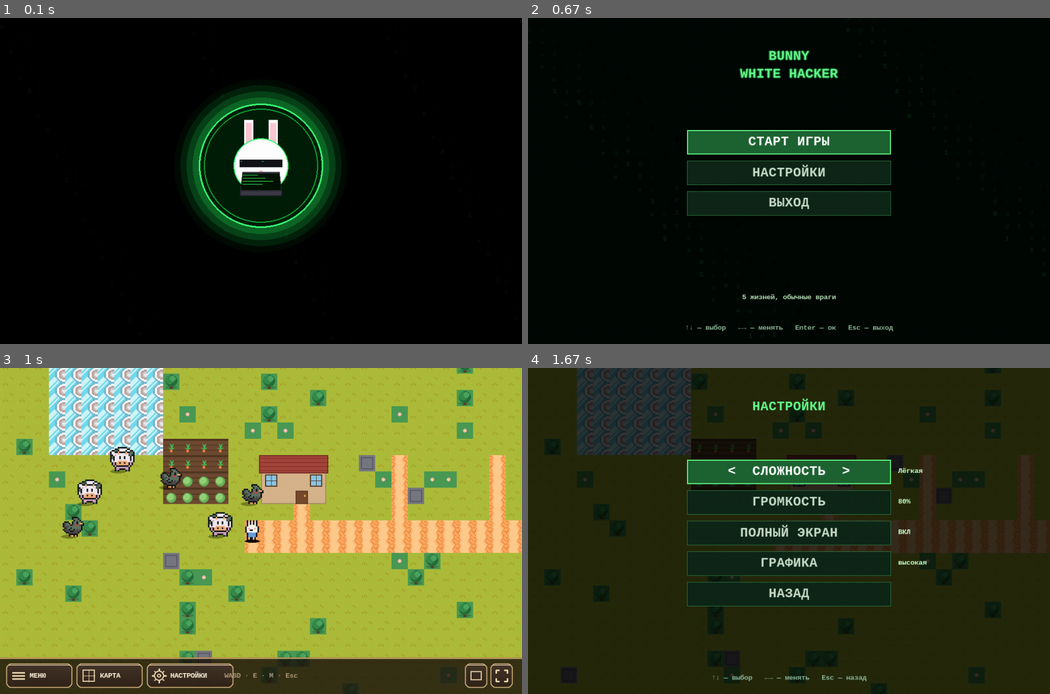
Above: before the commit, frames 1-4 (two rows, left to right).
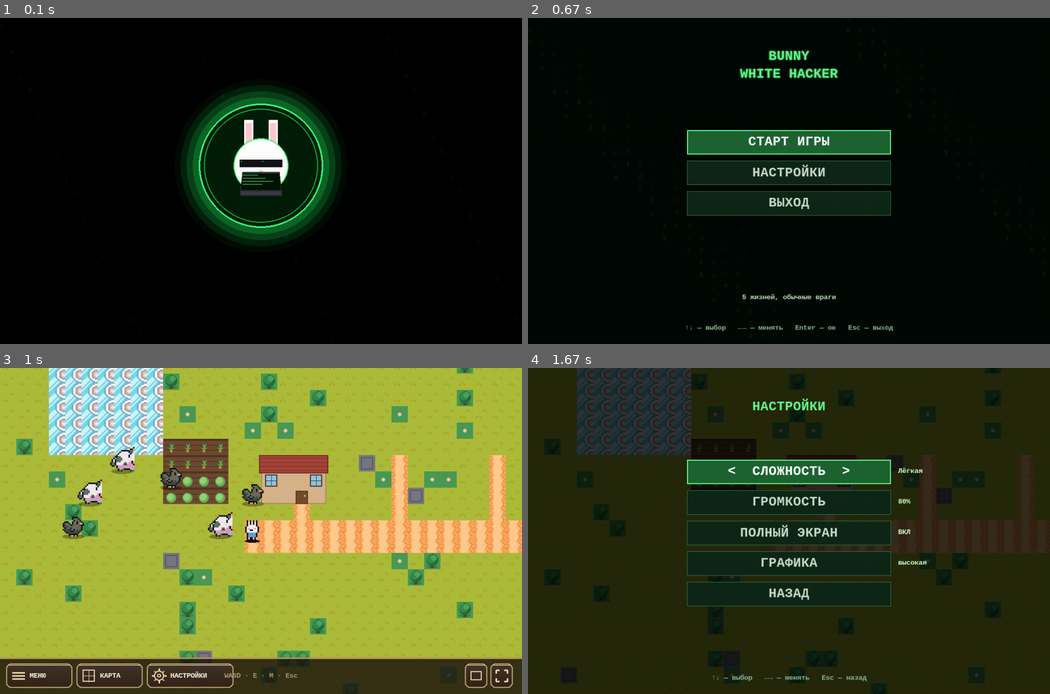
Above: after the commit, the same moments.

Repository: Folombas/PyGame2026
Game: pygame game, started from PyPixelTD/main.py
Two runs of this game, one before a commit and one after it. Both use one fixed random seed, a clock stepped at 60 frames per second and the inputs below.
Inputs:
- Up to frame 1 (0.1 s): no input
- Up to frame 2 (0.67 s): tap Enter at 0.33 s
- Up to frame 3 (1 s): tap Space at 0.67 s
- Up to frame 4 (1.67 s): click "НАСТРОЙКИ" at 1.05 s; type "ann" at 1.33 s

Frames 1-2 are identical in both runs. In frame 3, 0.9% of the frame differs, in the area x 11-51%, y 24-53%; in frame 4, nothing differs.

Commit message:
Cows always side view (like Stardew), 3-frame walk animation; chicken stays front

Diff:
--- a/PyPixelTD/animals.py
+++ b/PyPixelTD/animals.py
@@ -30,7 +30,11 @@
         # Размеры на экране — 32×32 (scale 2)
         self.size = 48
         self.sprites = self._load_sprites()   # {"front": [..], "side": [..]}
-        self.facing = "front"  # front | side
+        # Корова — ВСЕГДА боком, курица — ВСЕГДА спереди (бокового нет)
+        if self.kind == "cow" and self.sprites.get("side"):
+            self.facing = "side"
+        else:
+            self.facing = "front"
 
     def _load_sprites(self):
         """Загружает кадры для front и side. Cow — обе, chicken — только front."""
@@ -61,7 +65,6 @@
             self.vx = 0.0
             self.vy = 0.0
             self.anim_frame = 0   # стоит — 1-й кадр
-            self.facing = "front"  # разворачиваемся лицом когда стоим
         else:
             # Начинаем новый цикл ходьбы
             if self.walk_timer <= 0:
@@ -72,12 +75,9 @@
                 elif angle == 90: self.vx = 0;    self.vy = 0.3
                 elif angle == 180: self.vx = -0.3; self.vy = 0
                 else:             self.vx = 0;    self.vy = -0.3
-                # Сторона видна только при движении влево/вправо
+                # Направление движения (для отражения)
                 if abs(self.vx) > 0.01:
-                    self.facing = "side"
                     self.facing_right = self.vx > 0
-                else:
-                    self.facing = "front"
 
             self.x += self.vx
             self.y += self.vy
@@ -91,11 +91,13 @@
                 self.y = self.base_y + (self.walk_range if self.y > self.base_y else -self.walk_range)
                 self.walk_timer = 0
 
-            # Анимация ходьбы
+            # Анимация ходьбы — циклится по всем кадрам
             self.anim_timer += 1
             if self.anim_timer >= 12:
                 self.anim_timer = 0
-                self.anim_frame = (self.anim_frame + 1) % 2
+                frames = self.sprites.get(self.facing, [])
+                if frames:
+                    self.anim_frame = (self.anim_frame + 1) % len(frames)
 
             # Закончили ходьбу → пасёмся
             if self.walk_timer <= 0:
@@ -135,9 +137,9 @@
         sx = int(self.x) - 24 - cam_x
         sy = int(self.y) - 48 - cam_y
         # Тень
-        shadow = pygame.Surface((32, 8), pygame.SRCALPHA)
-        pygame.draw.ellipse(shadow, (0, 0, 0, 80), (0, 0, 32, 8))
-        screen.blit(shadow, (sx, int(self.y) - 4 - cam_y))
+        shadow = pygame.Surface((44, 10), pygame.SRCALPHA)
+        pygame.draw.ellipse(shadow, (0, 0, 0, 80), (0, 0, 44, 10))
+        screen.blit(shadow, (sx + 2, int(self.y) - 5 - cam_y))
         # Спрайт
         screen.blit(img, (sx, sy))
 
